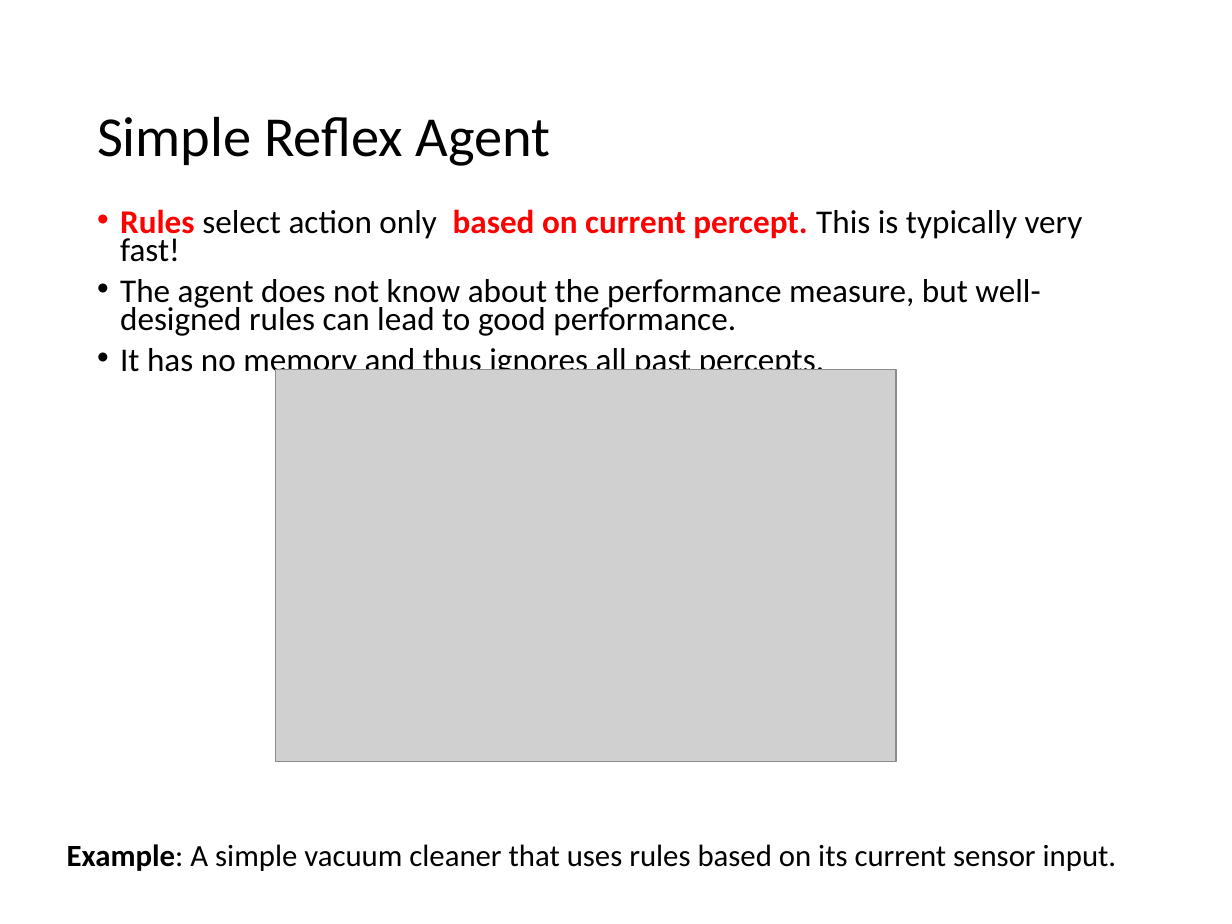
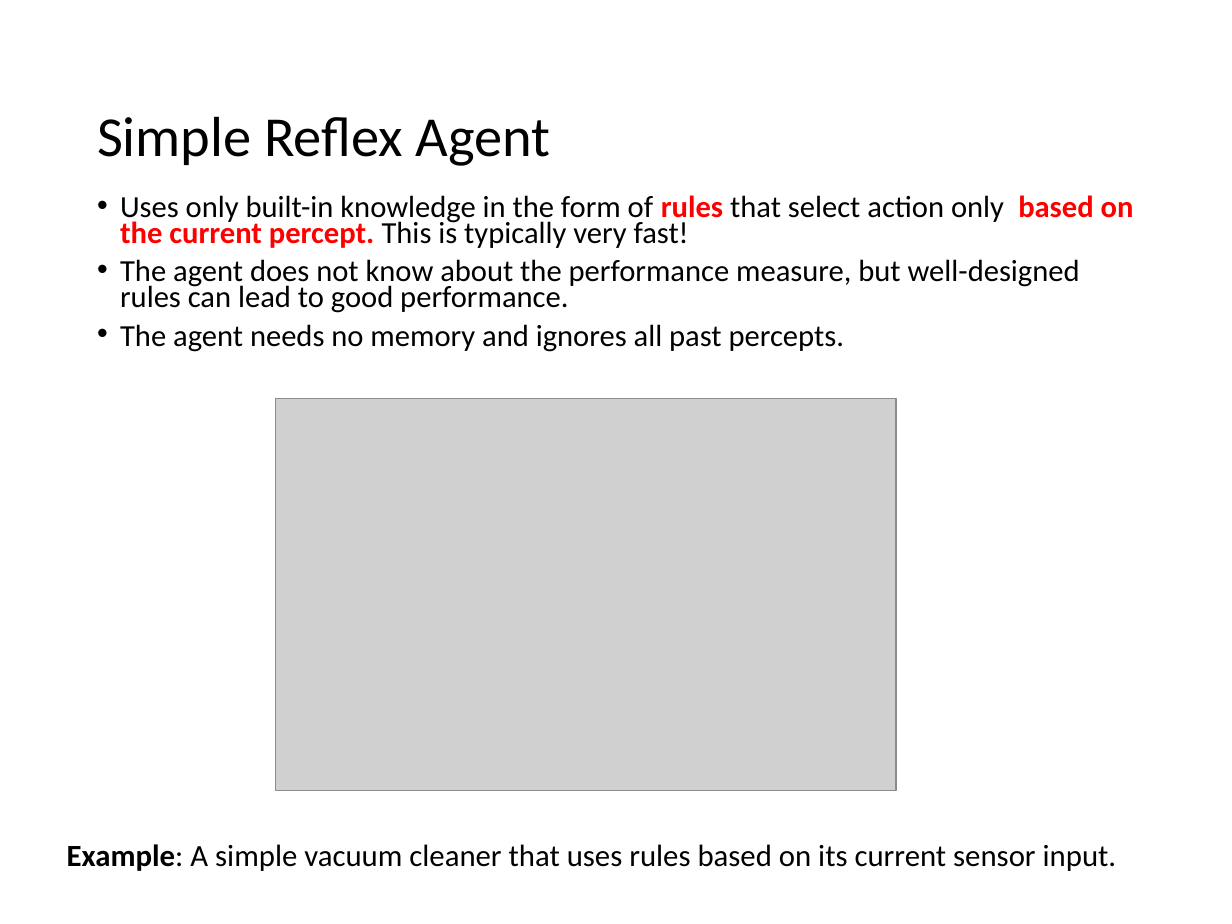
Before and after one commit to mhahsler/CS7320-AI, a slide deck: slide 21 of slides/02_agents.pptx. Drawn at 1232x924 pixels with LibreOffice and Linux fonts; fonts in the diff are those of the drawing; grey boxes stand for pictures. Boxes give left, top, right and bottom in pixels: in the first picture for what was removed or moved away, otherwise in the second. Text is boxed around its words. In the diff, an @@ line names an element or a change of style, - is before the commit and + after.

```diff
--- a/slides/02_agents.pptx
+++ b/slides/02_agents.pptx
@@ text "Uses only built-in knowledge in ...": place and size @@
-text "Uses only built-in knowledge in ..." at (120, 209, 1083, 378)
+text "Uses only built-in knowledge in ..." at (120, 195, 1134, 352)
@@ text at (120, 195, 1134, 248): text changed; size 19.4 to 17.9 pt @@
-• Rules select action only based on current percept. This is typically very fast!
+• Uses only built-in knowledge in the form of rules that select action only based on the current percept. This is typically very fast!
@@ text at (120, 259, 1080, 313): size 19.4 to 17.9 pt in "The agent does not know about the ..." @@
@@ text at (120, 324, 844, 352): text changed; size 19.4 to 17.9 pt @@
-• It has no memory and thus ignores all past percepts.
+• The agent needs no memory and ignores all past percepts.
@@ picture: place and size @@
-picture at (276, 370, 896, 761)
+picture at (276, 399, 896, 791)
```
Also in this commit, not shown: 10 other slides changed, 1 slide added, 2 other files.
